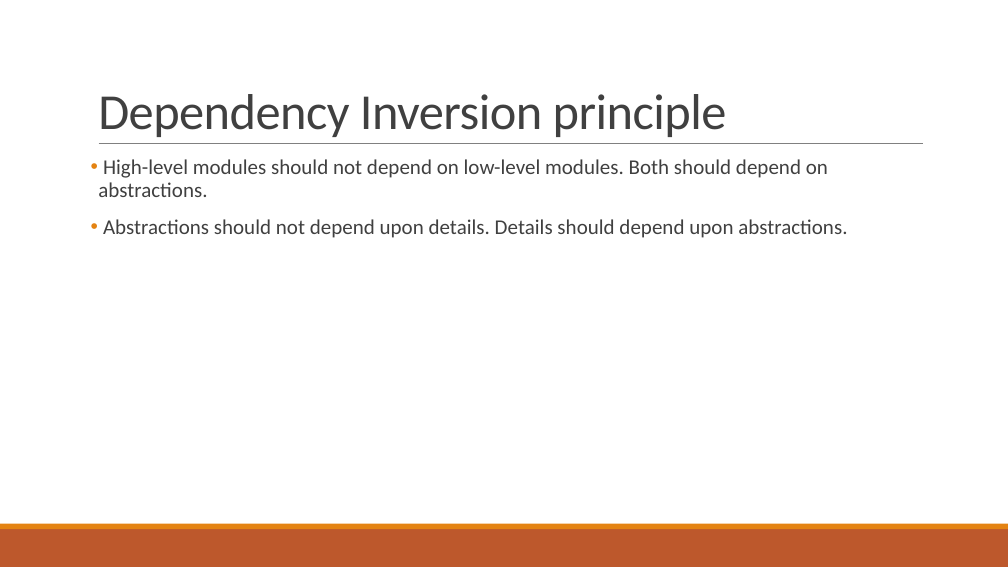
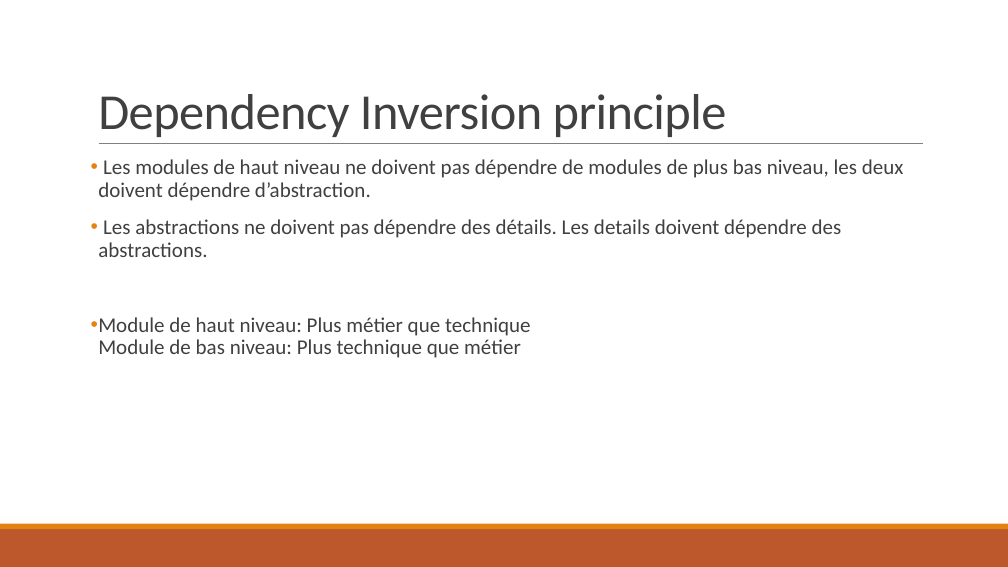
Before and after one commit to JeanFulbert/SolidPresentation, a slide deck: slide 6 of SOLID - 4 DIP.pptx (slide 9 before the commit). Drawn at 1008x567 pixels with LibreOffice and Linux fonts; fonts in the diff are those of the drawing. Boxes give left, top, right and bottom in pixels: in the first picture for what was removed or moved away, otherwise in the second. Text is boxed around its words. In the diff, an @@ line names an element or a change of style, - is before the commit and + after.

```diff
--- a/SOLID - 4 DIP.pptx
+++ b/SOLID - 4 DIP.pptx
@@ text at bbox=[98, 159, 904, 358]: text changed @@
-• High-level modules should not depend on low-level modules. Both should depend on abstractions.
-• Abstractions should not depend upon details. Details should depend upon abstractions.
+• Les modules de haut niveau ne doivent pas dépendre de modules de plus bas niveau, les deux doivent dépendre d’abstraction.
+• Les abstractions ne doivent pas dépendre des détails. Les details doivent dépendre des abstractions.
+• Module de haut niveau: Plus métier que technique
+  Module de bas niveau: Plus technique que métier
```
Also in this commit, not shown: 3 other slides changed, 2 slides added, 5 slides removed.
